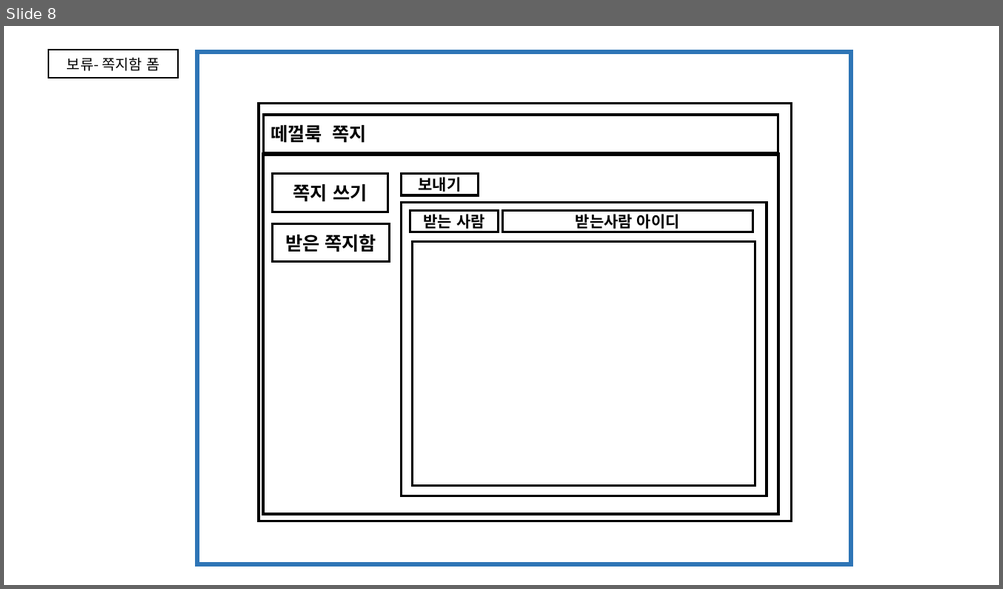
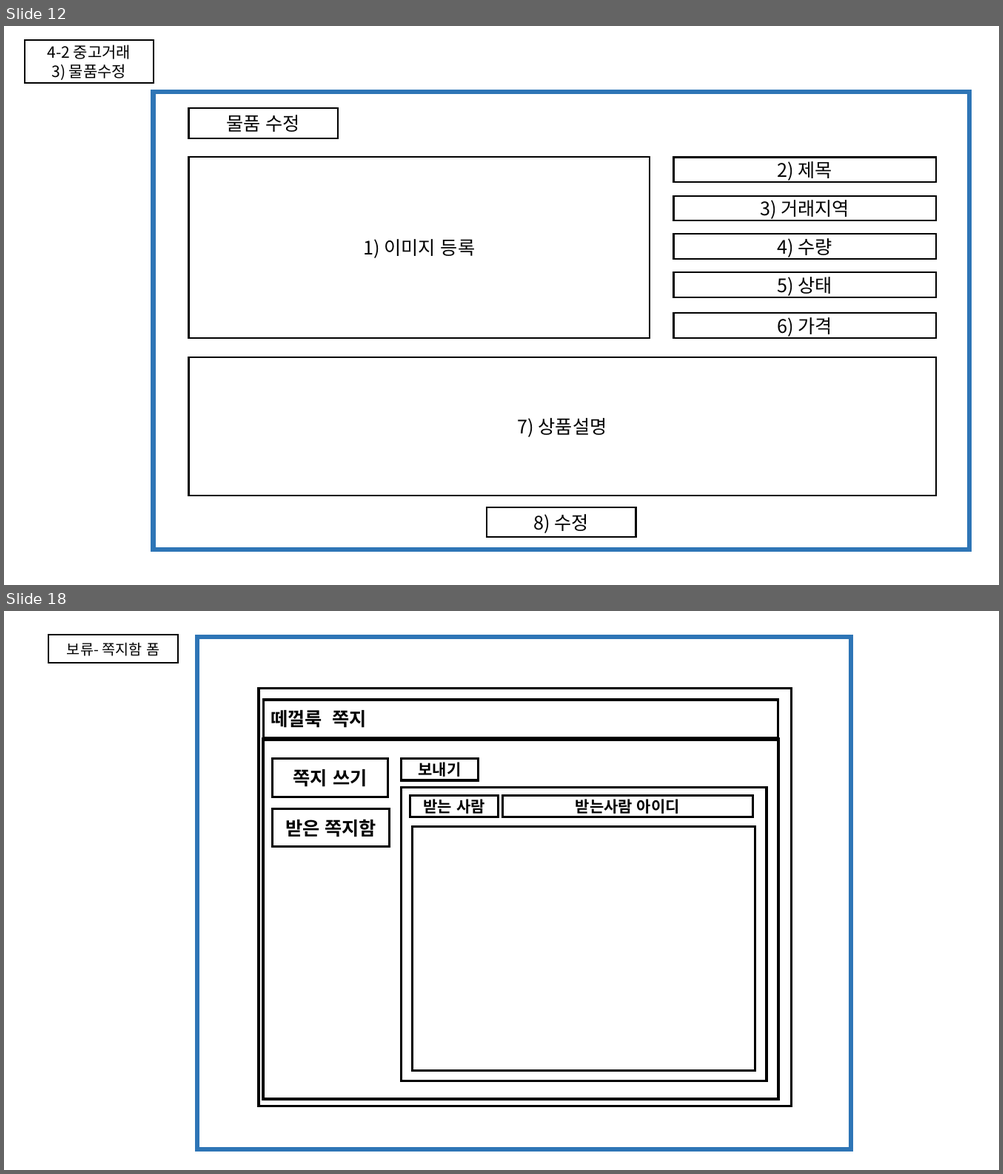
Before and after one commit to KKAKDI/5GONG, a slide deck: 오공 스토리보드.pptx. Shown one above the other, each under a label of ours: slide 8 before the commit, slides 12 and 18 after it; the slides between them are not shown. The pictures are 1003x589 and 1003x1174 pixels, drawn with LibreOffice and Linux fonts; fonts in the diff are those of the drawing. Boxes give left, top, right and bottom in pixels: in the first picture for what was removed or moved away, otherwise in the second. Text is boxed around its words. In the diff, an @@ line names an element or a change of style, - is before the commit and + after.

```diff
--- a/오공 스토리보드.pptx
+++ b/오공 스토리보드.pptx
@@ slide 12 added at (x1=4, y1=26, x2=999, y2=585), background #FFFFFF @@
@@ rectangle added at (x1=25, y1=40, x2=153, y2=83), fill #FFFFFF, outline #000000 1.5 pt, 15 pt, text #000000 @@
+4-2 중고거래
+3) 물품수정
@@ rectangle added at (x1=153, y1=93, x2=970, y2=551), fill #FFFFFF, outline #2E75B6 4.5 pt @@
@@ rectangle added at (x1=189, y1=108, x2=338, y2=138), fill #FFFFFF, outline #000000 1.5 pt, 18 pt, text #000000 @@
+물품 수정
@@ rectangle added at (x1=189, y1=157, x2=649, y2=338), fill #FFFFFF, outline #000000 1.5 pt, 18 pt, text #000000 @@
+1) 이미지 등록
@@ rectangle added at (x1=673, y1=157, x2=935, y2=183), fill #FFFFFF, outline #000000 1.5 pt, 18 pt, text #000000 @@
+2) 제목
@@ rectangle added at (x1=673, y1=196, x2=935, y2=221), fill #FFFFFF, outline #000000 1.5 pt, 18 pt, text #000000 @@
+3) 거래지역
@@ rectangle added at (x1=673, y1=234, x2=935, y2=260), fill #FFFFFF, outline #000000 1.5 pt, 18 pt, text #000000 @@
+4) 수량
@@ rectangle added at (x1=673, y1=273, x2=935, y2=298), fill #FFFFFF, outline #000000 1.5 pt, 18 pt, text #000000 @@
+5) 상태
@@ rectangle added at (x1=673, y1=313, x2=935, y2=338), fill #FFFFFF, outline #000000 1.5 pt, 18 pt, text #000000 @@
+6) 가격
@@ rectangle added at (x1=189, y1=358, x2=936, y2=496), fill #FFFFFF, outline #000000 1.5 pt, 18 pt, text #000000 @@
+7) 상품설명
@@ rectangle added at (x1=486, y1=508, x2=636, y2=538), fill #FFFFFF, outline #000000 1.5 pt, 18 pt, text #000000 @@
+8) 수정
@@ what was slide 8 is now slide 18 @@
```
Also in this commit, not shown: 7 slides changed, 9 other slides added.
